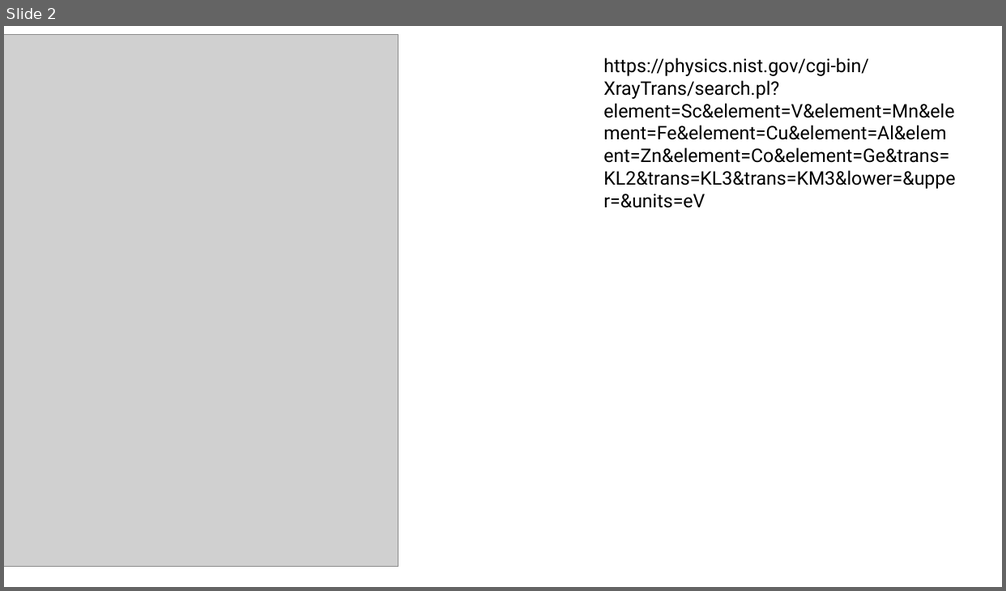
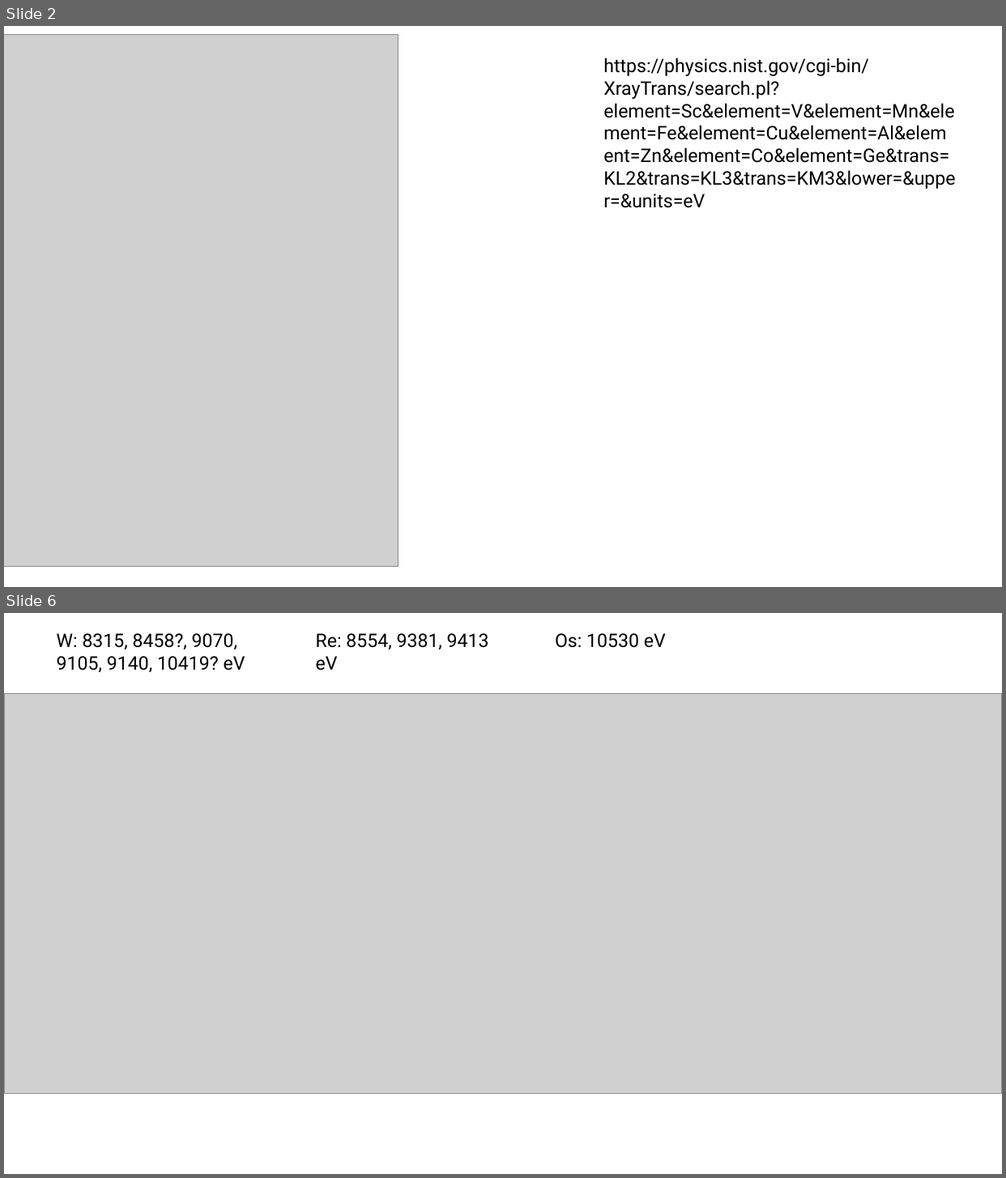
Before and after one commit to gmondee/NeLike, a slide deck: LineID_20240723.pptx. Shown one above the other, each under a label of ours: slide 2 before the commit, slides 2 and 6 after it; the slides between them are not shown. The pictures are 1006x591 and 1006x1178 pixels, drawn with LibreOffice and Linux fonts; fonts in the diff are those of the drawing; grey boxes stand for pictures. Boxes give left, top, right and bottom in pixels: in the first picture for what was removed or moved away, otherwise in the second. Text is boxed around its words. In the diff, an @@ line names an element or a change of style, - is before the commit and + after.

```diff
--- a/LineID_20240723.pptx
+++ b/LineID_20240723.pptx
@@ slide 6 added at <box>4,613,1002,1174</box>, background #FFFFFF @@
@@ text added at <box>57,633,245,672</box>, 18 pt, text #000000 @@
+W: 8315, 8458?, 9070, 9105, 9140, 10419? eV
@@ text added at <box>316,633,489,671</box>, 18 pt, text #000000 @@
+Re: 8554, 9381, 9413 eV
@@ text added at <box>555,633,666,648</box>, 18 pt, text #000000 @@
+Os: 10530 eV
@@ picture added at <box>4,694,1002,1093</box> @@
```
Also in this commit, not shown: 3 other slides added, 24 other files.
